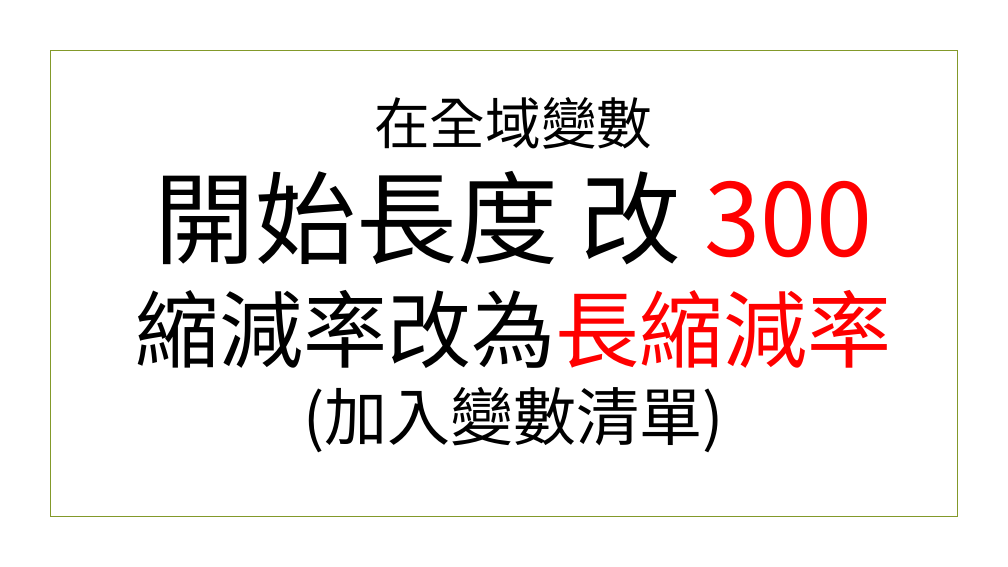
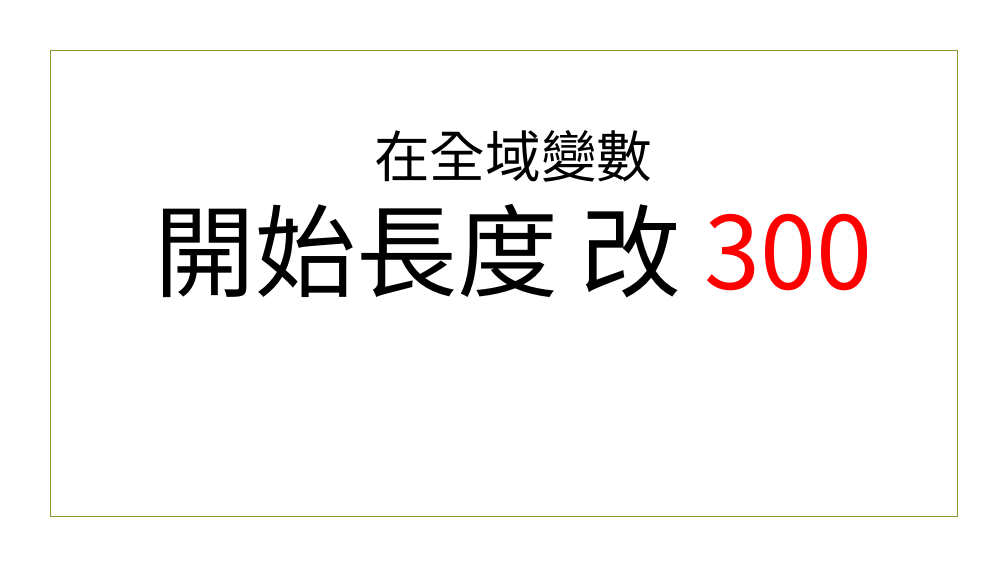
Before and after one commit to beardad1975/py4t, a slide deck: slide 47 of 課程資料/專題-海龜與樹/海龜與樹程式簡報.pptx (slide 44 before the commit). Drawn at 1008x567 pixels with LibreOffice and Linux fonts; fonts in the diff are those of the drawing; background and template pictures are left out. Boxes give left, top, right and bottom in pixels: in the first picture for what was removed or moved away, otherwise in the second. Text is boxed around its words. In the diff, an @@ line names an element or a change of style, - is before the commit and + after.

```diff
--- a/課程資料/專題-海龜與樹/海龜與樹程式簡報.pptx
+++ b/課程資料/專題-海龜與樹/海龜與樹程式簡報.pptx
@@ title at (x1=155, y1=130, x2=872, y2=298): text changed; size 80 to 96 pt @@
-在全域變數
-開始長度 改 300
-縮減率改為長縮減率
-(加入變數清單)
+在全域變數
+開始長度 改 300
```
Also in this commit, not shown: 14 other slides changed, 27 slides added, 21 other files.
